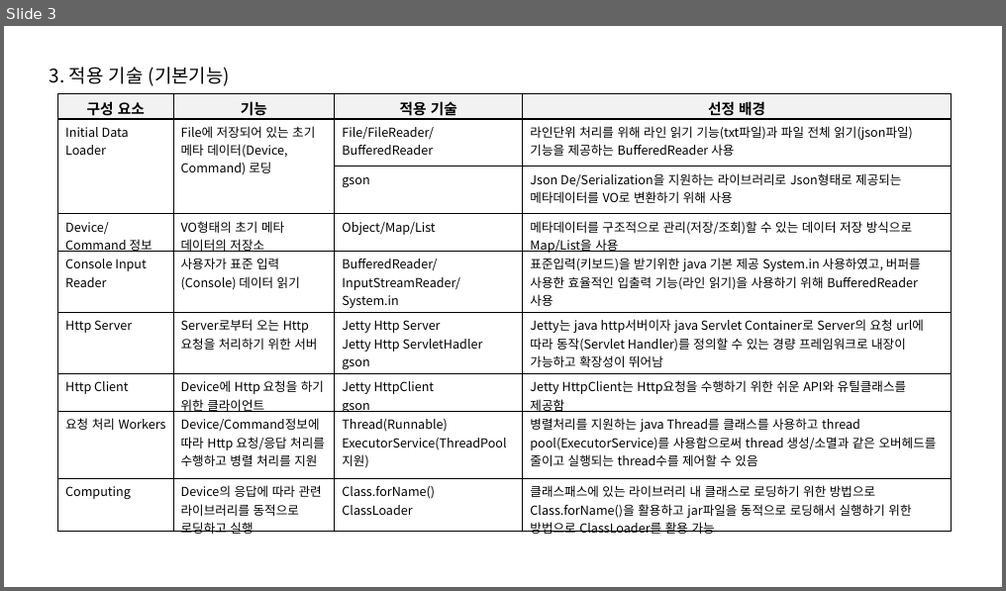
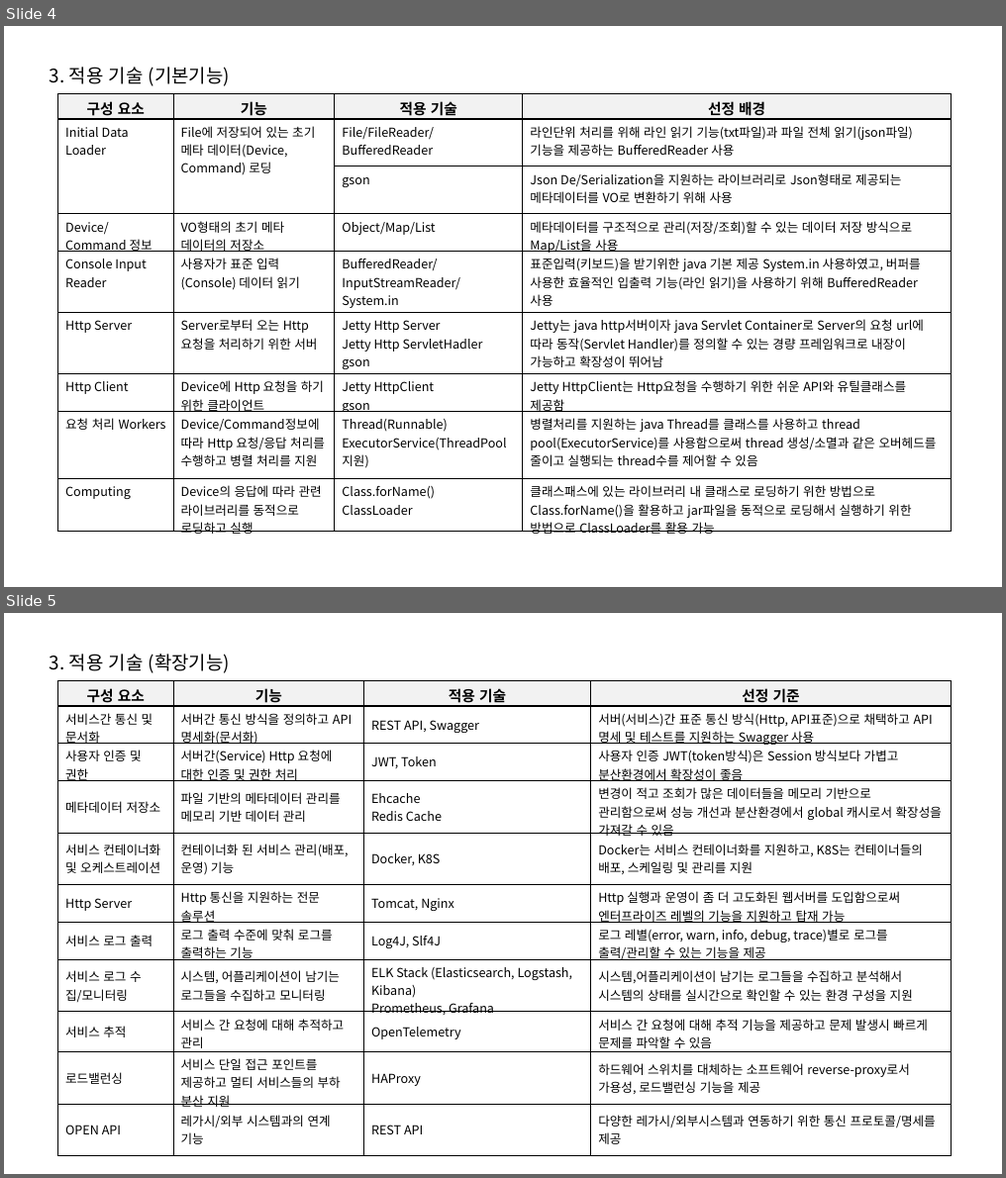
Before and after one commit to parkty/javaasp, a slide deck: tetm/reference/Deepdive Practice.pptx. Shown one above the other, each under a label of ours: slide 3 before the commit, slides 4 and 5 after it. The pictures are 1006x591 and 1006x1178 pixels, drawn with LibreOffice and Linux fonts; fonts in the diff are those of the drawing. Boxes give left, top, right and bottom in pixels: in the first picture for what was removed or moved away, otherwise in the second. Text is boxed around its words. In the diff, an @@ line names an element or a change of style, - is before the commit and + after.

```diff
--- a/tetm/reference/Deepdive Practice.pptx
+++ b/tetm/reference/Deepdive Practice.pptx
@@ slide 5 added at [4,613,1002,1174], background #FFFFFF @@
@@ text added at [50,654,230,673], 18 pt, text #000000 @@
+3. 적용 기술 (확장기능)
@@ table added at [57,681,951,1155], 11 rows, 4 columns @@
+구성 요소 | 기능 | 적용 기술 | 선정 기준
+서비스간 통신 및 문서화 | 서버간 통신 방식을 정의하고 API 명세화(문서화) | REST API, Swagger | 서버(서비스)간 표준 통신 방식(Http, API표준)으로 채택하고 API 명세 및 테스트를 지원하는 Swagger 사용
+사용자 인증 및 권한 | 서버간(Service) Http 요청에 대한 인증 및 권한 처리 | JWT, Token | 사용자 인증 JWT(token방식)은 Session 방식보다 가볍고 분산환경에서 확장성이 좋음
+메타데이터 저장소 | 파일 기반의 메타데이터 관리를 메모리 기반 데이터 관리 | Ehcache / Redis Cache | 변경이 적고 조회가 많은 데이터들을 메모리 기반으로 관리함으로써 성능 개선과 분산환경에서 global 캐시로서 확장성을 가져갈 수 있음
+서비스 컨테이너화 및 오케스트레이션 | 컨테이너화 된 서비스 관리(배포,운영) 기능 | Docker, K8S | Docker는 서비스 컨테이너화를 지원하고, K8S는 컨테이너들의 배포, 스케일링 및 관리를 지원
+Http Server | Http 통신을 지원하는 전문 솔루션 | Tomcat, Nginx | Http 실행과 운영이 좀 더 고도화된 웹서버를 도입함으로써 엔터프라이즈 레벨의 기능을 지원하고 탑재 가능
+서비스 로그 출력 | 로그 출력 수준에 맞춰 로그를 출력하는 기능 | Log4J, Slf4J | 로그 레별(error, warn, info, debug, trace)별로 로그를 출력/관리할 수 있는 기능을 제공
+서비스 로그 수집/모니터링 | 시스템, 어플리케이션이 남기는 로그들을 수집하고 모니터링 | ELK Stack (Elasticsearch, Logstash, Kibana) / Prometheus, Grafana | 시스템,어플리케이션이 남기는 로그들을 수집하고 분석해서 시스템의 상태를 실시간으로 확인할 수 있는 환경 구성을 지원
+서비스 추적 | 서비스 간 요청에 대해 추적하고 관리 | OpenTelemetry | 서비스 간 요청에 대해 추적 기능을 제공하고 문제 발생시 빠르게 문제를 파악할 수 있음
+로드밸런싱 | 서비스 단일 접근 포인트를 제공하고 멀티 서비스들의 부하 분산 지원 | HAProxy | 하드웨어 스위치를 대체하는 소프트웨어 reverse-proxy로서 가용성, 로드밸런싱 기능을 제공
+OPEN API | 레가시/외부 시스템과의 연계 기능 | REST API | 다양한 레가시/외부시스템과 연동하기 위한 통신 프로토콜/명세를 제공
@@ what was slide 3 is now slide 4 @@
```
Also in this commit, not shown: 3 other slides added.
